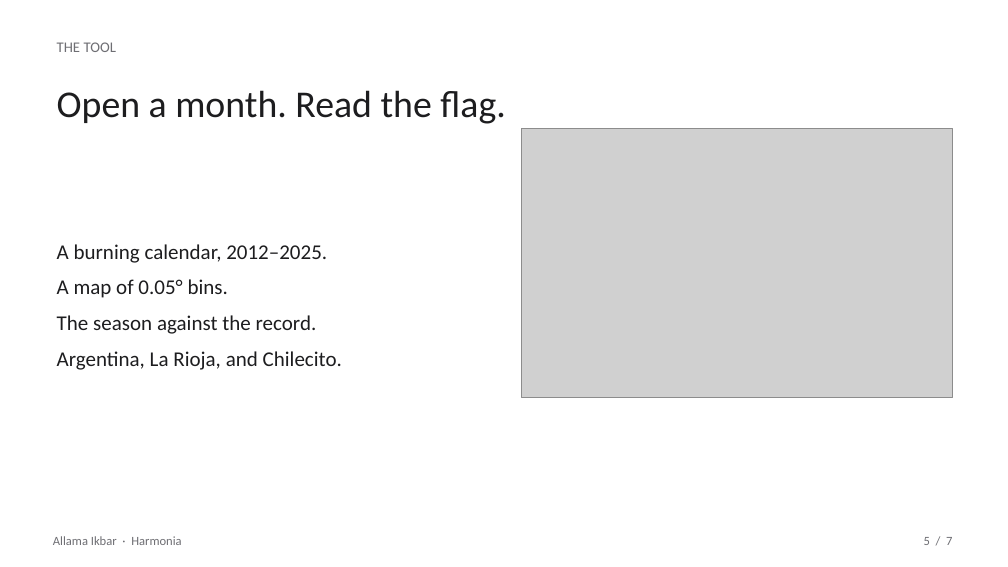
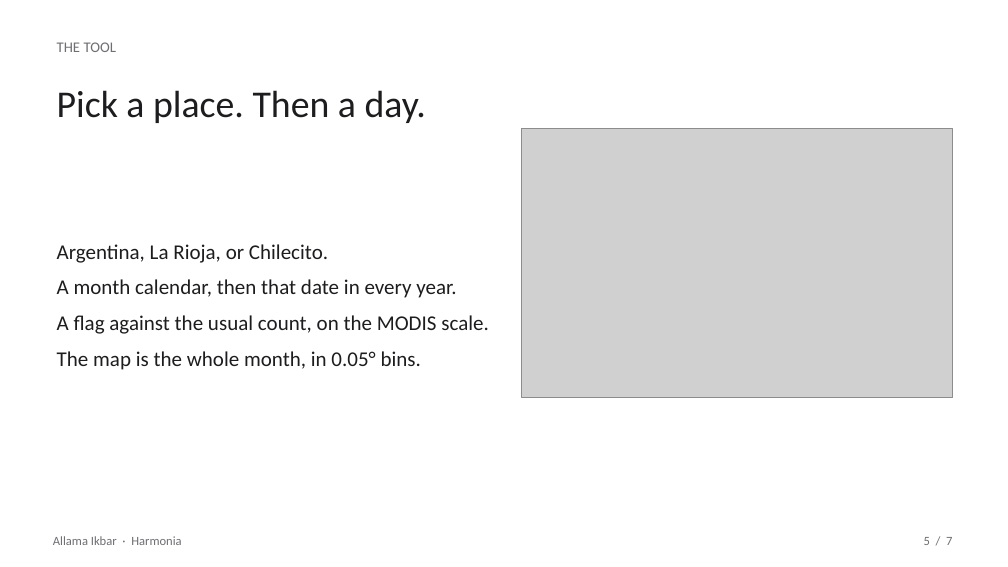
Before and after one commit to marjan-ahmed/harmonia-nsac26, a slide deck: slide 5 of public/Harmonia-Allama-Ikbar.pptx. Drawn at 1008x567 pixels with LibreOffice and Linux fonts; fonts in the diff are those of the drawing; grey boxes stand for pictures. Boxes give left, top, right and bottom in pixels: in the first picture for what was removed or moved away, otherwise in the second. Text is boxed around its words. In the diff, an @@ line names an element or a change of style, - is before the commit and + after.

Commit message:
Update the seven-slide pitch for the day and place calendar.

```diff
--- a/public/Harmonia-Allama-Ikbar.pptx
+++ b/public/Harmonia-Allama-Ikbar.pptx
@@ text at box(57, 90, 426, 123): text changed @@
-Open a month. Read the flag.
+Pick a place. Then a day.
@@ text at box(57, 244, 489, 370): text changed @@
-A burning calendar, 2012–2025.
-A map of 0.05° bins.
-The season against the record.
-Argentina, La Rioja, and Chilecito.
+Argentina, La Rioja, or Chilecito.
+A month calendar, then that date in every year.
+A flag against the usual count, on the MODIS scale.
+The map is the whole month, in 0.05° bins.
```
Also in this commit, not shown: 3 other slides changed, 2 other files.
